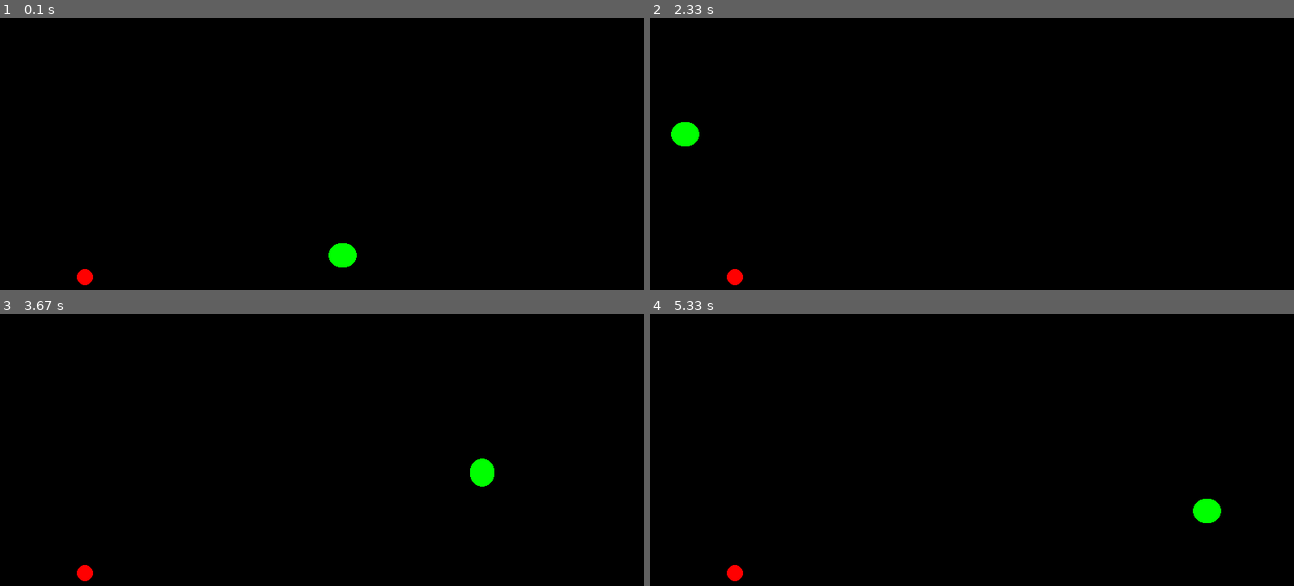
Above: before the commit, frames 1-4 (two rows, left to right).
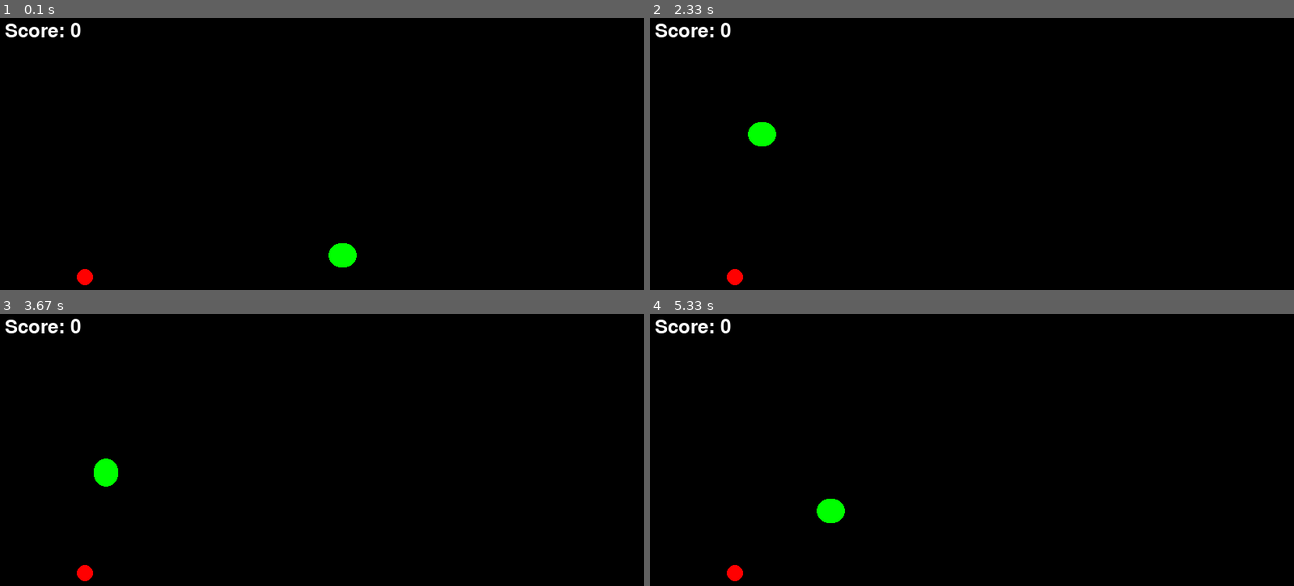
Above: after the commit, the same moments.

Repository: ZunberDream/pygame-snake
Game: pygame game, started from snack.py
The game is run twice, just before and just after one commit, with the same random seed, the same clock (stepped at 60 frames per second) and the same inputs.
Inputs:
- Up to frame 1 (0.1 s): no input
- Up to frame 2 (2.33 s): tap Enter at 0.33 s; hold Up 1.17-1.63 s; hold Right 1.67-2.13 s; hold Left from 2.17 s (still down)
- Up to frame 3 (3.67 s): release Left at 2.7 s; hold Down 2.73-3.03 s; hold Left 3.07-3.47 s; hold Up from 3.5 s (still down)
- Up to frame 4 (5.33 s): release Up at 3.87 s; hold Right 3.9-4.53 s; hold Down 4.57-4.93 s; hold Left from 4.97 s (still down)

The runs differ from the first frame. In frame 1, 0.3% of the frame differs, in the area x 0-13%, y 1-8%; in frame 2, 0.9%, in the area x 0-20%, y 1-48%; in frame 3, 0.9%; in frame 4, 0.9%.

Commit message:
Add files via upload

Diff:
--- a/snack.py
+++ b/snack.py
@@ -6,11 +6,13 @@
 screen = pygame.display.set_mode((800, 600))
 pygame.display.set_caption("贪吃蛇")
 clock = pygame.time.Clock()
+font = pygame.font.Font(None, 36)
 
 snack_coords = [(400, 300)]
 food_coords = (random.randint(50, 750), random.randint(50, 550))
 snack_speed = 5
 direction = (1, 0)
+score = 0
 
 game_running = True
 while game_running:
@@ -23,7 +25,7 @@
                 direction = (0, -1)
             elif event.key == pygame.K_DOWN and direction != (0, -1):
                 direction = (0, 1)
-            elif event.key == pygame.K_LEFT:
+            elif event.key == pygame.K_LEFT and direction != (1, 0):
                 direction = (-1, 0)
             elif event.key == pygame.K_RIGHT and direction != (-1, 0):
                 direction = (1, 0)
@@ -43,13 +45,19 @@
     snack_coords.insert(0, snack_head)
     for i, segment in enumerate(snack_coords):
         pygame.draw.circle(screen, (0, 255, 0), segment, 15)
+        if(segment[0] + 7.5 > snack_head[0] - 7.5 and segment[0] - 7.5 < snack_head[0] + 7.5 and segment[1] + 7.5 > snack_head[1] - 7.5 and segment[1] - 7.5 < snack_head[1] + 7.5 and i >= 7):
+            game_running = False
 
     if(snack_head[0] + 7.5 > food_coords[0] - 10 and snack_head[0] - 7.5 < food_coords[0] + 10 and snack_head[1] + 7.5 > food_coords[1] - 10 and snack_head[1] - 7.5 < food_coords[1] + 10):
         food_coords = (random.randint(50, 750), random.randint(50, 550))
+        score += 1
     else:
         snack_coords.pop()
 
     pygame.draw.circle(screen, ((255, 0, 0)), food_coords, 10)
+
+    score_text = font.render(f"Score: {score}", True, (255, 255, 255))
+    screen.blit(score_text, (10, 10))
 
     pygame.display.flip()
     clock.tick(60)
